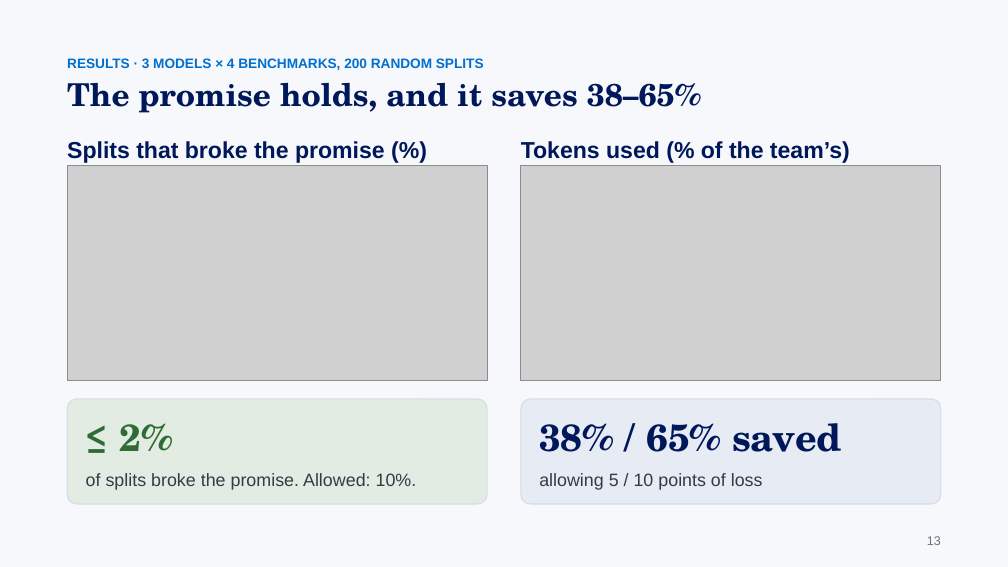
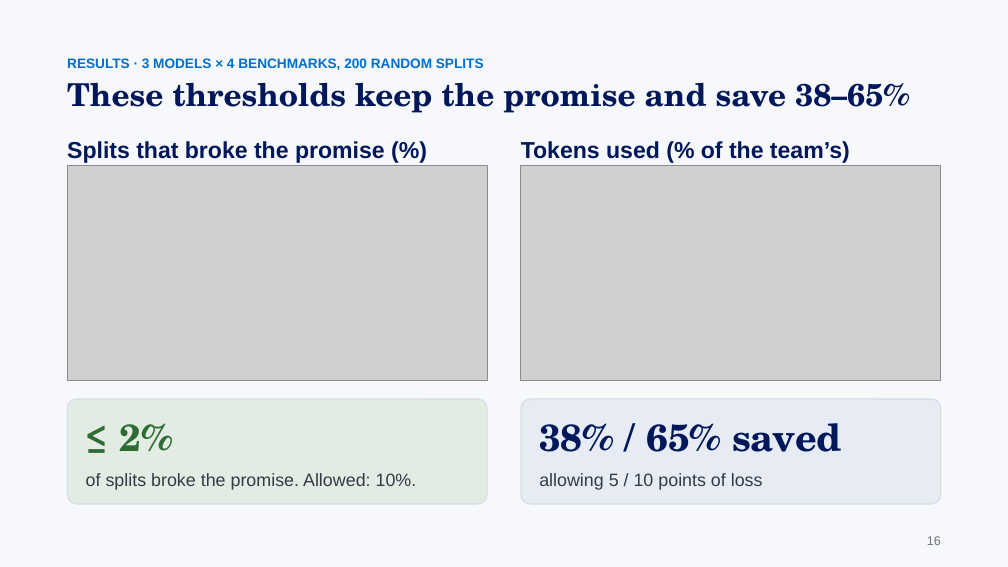
Before and after one commit to gaoj21/tokenbank, a slide deck: slide 16 of slides/CLIMB_talk.pptx (slide 13 before the commit). Drawn at 1008x567 pixels with LibreOffice and Linux fonts; fonts in the diff are those of the drawing; grey boxes stand for pictures. Boxes give left, top, right and bottom in pixels: in the first picture for what was removed or moved away, otherwise in the second. Text is boxed around its words. In the diff, an @@ line names an element or a change of style, - is before the commit and + after.

```diff
--- a/slides/CLIMB_talk.pptx
+++ b/slides/CLIMB_talk.pptx
@@ text at (x1=67, y1=82, x2=909, y2=113): text changed @@
-The promise holds, and it saves 38–65%
+These thresholds keep the promise and save 38–65%
@@ text at (x1=927, y1=536, x2=941, y2=545): text changed @@
-13
+16
```
Also in this commit, not shown: 22 other slides changed, 4 slides added, 1 slide removed, 7 other files.
